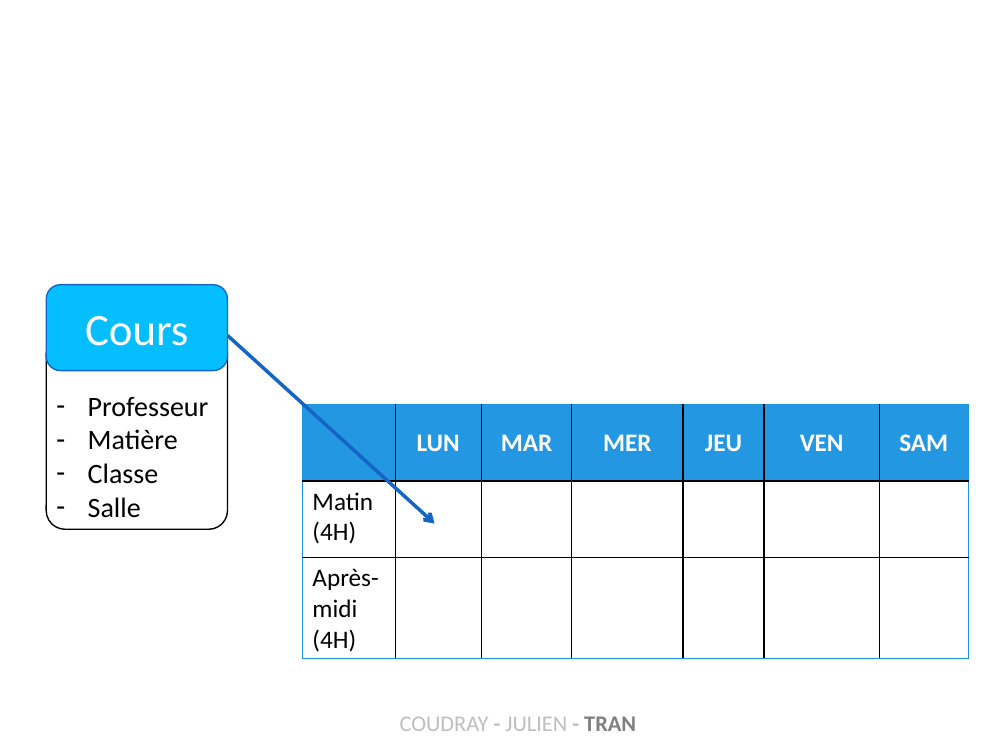
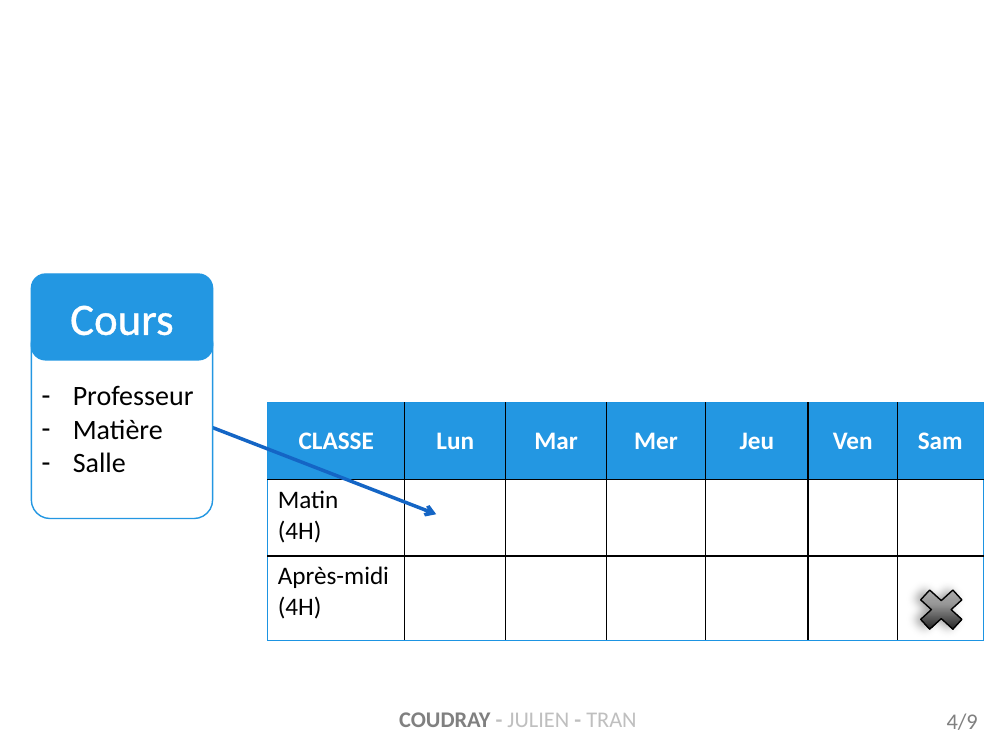
Before and after one commit to Projet-M2CT-ESME-SUDRIA/Planning-Intelligent, a slide deck: slide 4 of Soutenance_miProjet.pptx. Drawn at 1008x756 pixels with LibreOffice and Linux fonts; fonts in the diff are those of the drawing; background and template pictures are left out. Boxes give left, top, right and bottom in pixels: in the first picture for what was removed or moved away, otherwise in the second. Text is boxed around its words. In the diff, an @@ line names an element or a change of style, - is before the commit and + after.

```diff
--- a/Soutenance_miProjet.pptx
+++ b/Soutenance_miProjet.pptx
@@ rounded rectangle "Cours": place and size @@
-rounded rectangle "Cours" at (46, 284, 228, 370)
+rounded rectangle "Cours" at (31, 274, 213, 360)
@@ rounded rectangle "Cours" at (31, 274, 213, 360): letter outline none to #FFFFFF 1.45 pt; fill #05BEFF to #2397E2; outline #1466C5 1 pt to #2397E2 1 pt @@
@@ rounded rectangle: place and size @@
-rounded rectangle at (46, 336, 228, 529)
+rounded rectangle at (31, 325, 213, 518)
@@ rounded rectangle at (31, 325, 213, 518): outline #000000 1 pt to #2397E2 1 pt @@
@@ text "Professeur": place and size @@
-text "Professeur" at (88, 396, 209, 518)
+text "Professeur" at (73, 385, 194, 473)
@@ table at (268, 403, 984, 657) @@
-row 1:  | LUN | MAR | MER | JEU | VEN | SAM
+row 1: CLASSE | Lun | Mar | Mer | Jeu | Ven | Sam
@@ table: place and size @@
-table at (302, 404, 968, 658)
+table at (268, 403, 984, 657)
@@ arrow moved from (228, 336) - (434, 523) to (213, 427) - (436, 514) @@
@@ text at (88, 463, 159, 484): paragraph removed @@
-– Classe
@@ cross added at (910, 582, 972, 638), fill gradient #BDBDBD to #979797 to #000000, outline #000000 1 pt @@
@@ text "COUDRAY - JULIEN - TRAN" at (399, 712, 636, 727): text colour #BFBFBF to #808080, bold on in "COUDRAY"; text colour #808080 to #BFBFBF, bold off in "TRAN" @@
@@ text added at (947, 713, 978, 730), 16 pt, text #808080 @@
+4/9
```
Also in this commit, not shown: 5 other slides changed, 1 slide added, 1 slide removed.
